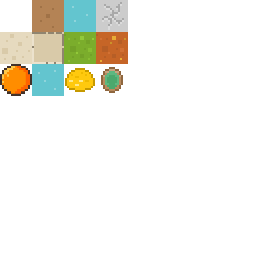
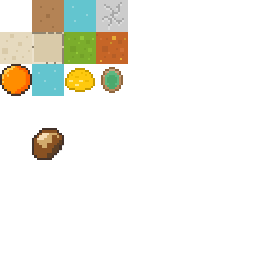
Two versions of the same layered image (256×256). Layer-by-layer changes:
painted on "Background" over [32, 128, 64, 160]
